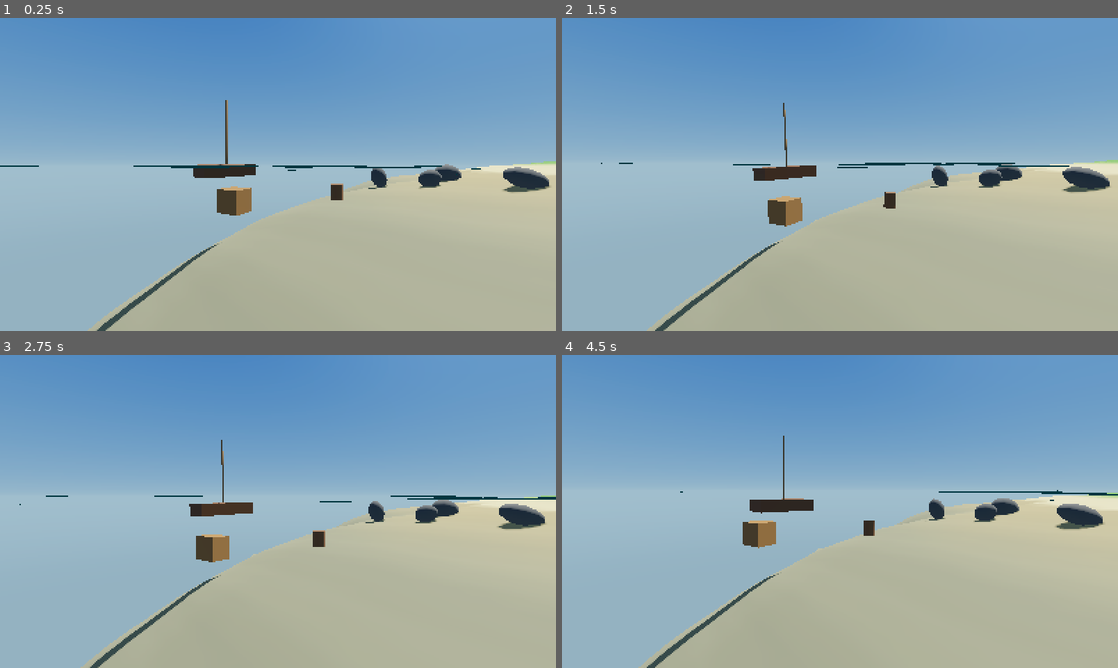
Above: before the commit, frames 1-4 (two rows, left to right).
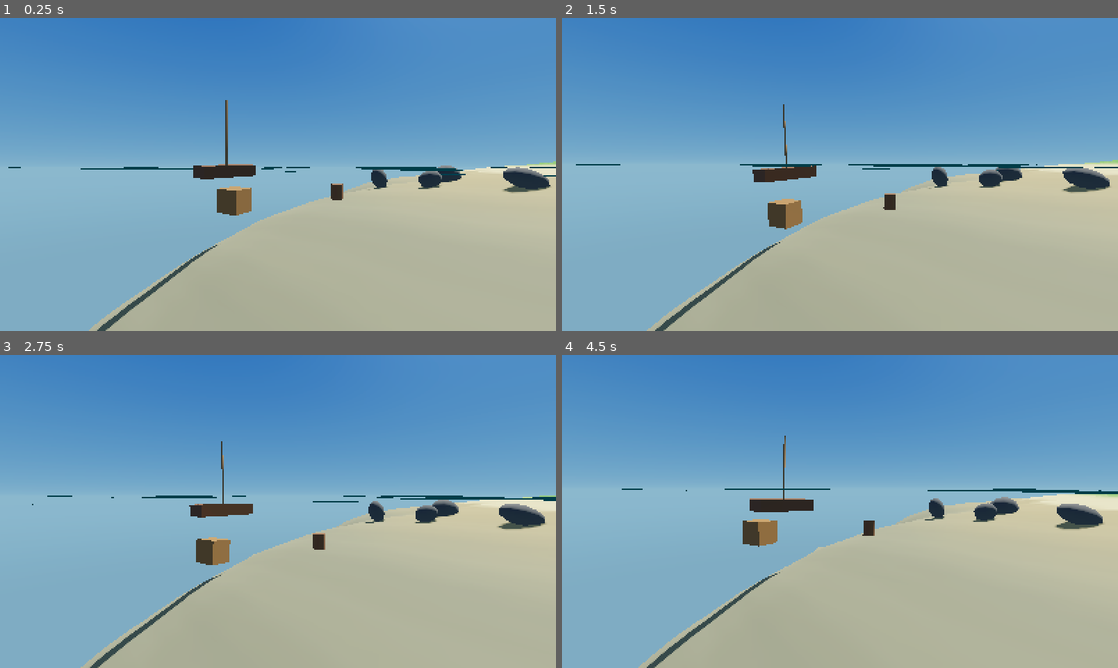
Above: after the commit, the same moments.

Repository: LeviticusFigglebottom/SeaOfScoundrels
Game: Godot game, scene res://scenes/showcase/ocean_showcase.tscn
Same seed, same stepped clock (60 frames per second), same inputs: the game is played once before the commit and once after it. This scene is started directly instead of the project's main scene.
Inputs (mouse positions are in pixels of both pictures, inside the frame that each line leads up to):
- Up to frame 1 (0.25 s): no input
- Up to frame 2 (1.5 s): move the mouse to (962, 158) at 0.52 s; hold D (move_right) 0.53-1.28 s; tap Q (command_wheel) at 0.6 s; click (962, 158) at 0.67 s; tap Space (jump) at 0.77 s; move the mouse to (728, 190) at 1.27 s; hold S (move_back) from 1.28 s (still down); tap F (interact) at 1.35 s
- Up to frame 3 (2.75 s): tap Space (jump) at 1.52 s; move the mouse to (333, 442) at 2.02 s; release S (move_back) at 2.03 s; hold D (move_right) from 2.03 s (still down); tap E (item_next) at 2.1 s
- Up to frame 4 (4.5 s): move the mouse to (812, 574) at 2.77 s; release D (move_right) at 2.78 s; hold W (move_forward) 2.78-3.53 s; tap Tab (item_radial) at 2.85 s; click (812, 574) at 2.92 s; tap Space (jump) at 3.02, 3.77 s; move the mouse to (1006, 558) at 3.52 s; hold A (move_left) from 3.53 s (still down); tap X (leave_station) at 3.6 s; move the mouse to (673, 464) at 4.27 s; click (673, 464) at 4.35 s

The runs differ from the first frame. In frame 1, 19% of the frame differs, in the area x 0-100%, y 0-100%; in frame 2, 11%; in frame 3, 1.4%; in frame 4, 1.0%.

Commit message:
Ocean: shading passes, underwater shafts shared with surface underside, shore foam, showcase shots
Co-Authored-By: Claude Fable 5.2 <noreply@anthropic.com>
Claude-Session: https://claude.ai/code/session_01F3vrUPPC7r5ei7T4kWkXqD

Diff:
--- a/scenes/showcase/ocean_showcase.gd
+++ b/scenes/showcase/ocean_showcase.gd
@@ -8,6 +8,7 @@
 ##   amp=<float>     override Sea.amp_scale
 ##   t=<seconds>     starting wave time
 ##   scale=<0.25..1> 3D render scale (faster software captures)
+##   clock=<seconds> start the scripted camera this far into its move
 ##   wire=1          wireframe ocean (mesh inspection)
 
 const ISLAND_POS := Vector3(70.0, 0.0, -60.0)
@@ -25,7 +26,7 @@
 	"noon": {
 		"elev": 52.0, "azim": 35.0, "storm": 0.0,
 		"sun": Color(1.0, 0.96, 0.86), "sun_energy": 1.25,
-		"horizon": Color(0.62, 0.80, 0.92), "zenith": Color(0.13, 0.36, 0.78),
+		"horizon": Color(0.52, 0.76, 0.93), "zenith": Color(0.07, 0.30, 0.74),
 		"ambient": Color(0.42, 0.55, 0.68),
 	},
 	"sunset": {
@@ -36,9 +37,9 @@
 	},
 	"storm": {
 		"elev": 28.0, "azim": 60.0, "storm": 1.0,
-		"sun": Color(0.55, 0.62, 0.60), "sun_energy": 0.7,
-		"horizon": Color(0.36, 0.43, 0.42), "zenith": Color(0.10, 0.14, 0.16),
-		"ambient": Color(0.26, 0.33, 0.33),
+		"sun": Color(0.78, 0.84, 0.80), "sun_energy": 0.9,
+		"horizon": Color(0.47, 0.55, 0.53), "zenith": Color(0.13, 0.18, 0.21),
+		"ambient": Color(0.34, 0.42, 0.43),
 	},
 }
 
@@ -71,6 +72,7 @@
 		Sea.amp_scale = float(_args["amp"])
 		Weather.storminess = inverse_lerp(Sea.AMP_CALM, Sea.AMP_STORM, Sea.amp_scale)
 	Sea.time = float(_args.get("t", "40.0"))
+	_clock = float(_args.get("clock", "0.0"))
 
 	_cam = Camera3D.new()
 	_cam.fov = 65.0
@@ -293,8 +295,8 @@
 			_look(p, ISLAND_POS + Vector3(-36.0, 0.0, 12.0))
 		"underwater":
 			# over the island's slope, looking up towards the sun and the surface
-			var p := ISLAND_POS + Vector3(-52.0 + t * 0.5, -3.6 + t * 0.15, 20.0)
-			_look(p, ISLAND_POS + Vector3(-36.0, 1.0 + t * 0.3, 6.0))
+			var p := ISLAND_POS + Vector3(-57.0 + t * 0.5, -2.4 + t * 0.1, 22.0)
+			_look(p, ISLAND_POS + Vector3(-45.0, 4.5 + t * 0.2, 12.0))
 		"waterline":
 			# lens bobbing through the surface
 			var p := ISLAND_POS + Vector3(-50.0, 0.0, 24.0)
--- a/src/ocean/ocean.gdshader
+++ b/src/ocean/ocean.gdshader
@@ -13,20 +13,20 @@
 uniform sampler2D foam_tex : repeat_enable, filter_linear_mipmap_anisotropic;
 
 group_uniforms water;
-uniform vec3 deep_color : source_color = vec3(0.012, 0.16, 0.25);
-uniform vec3 scatter_color : source_color = vec3(0.03, 0.50, 0.52);
-uniform vec3 sss_color : source_color = vec3(0.10, 0.95, 0.70);
+uniform vec3 deep_color : source_color = vec3(0.0, 0.20, 0.34);
+uniform vec3 scatter_color : source_color = vec3(0.0, 0.58, 0.60);
+uniform vec3 sss_color : source_color = vec3(0.16, 0.95, 0.72);
 uniform vec3 absorption = vec3(0.42, 0.085, 0.07); // per metre
-uniform float turbidity = 0.16;       // how fast the body colour builds with depth
+uniform float turbidity = 0.12;       // how fast the body colour builds with depth
 uniform float refraction_strength = 0.35;
 uniform float sss_strength = 1.0;
-uniform float reflectivity = 1.0;
+uniform float reflectivity = 0.75;
 group_uniforms foam;
 uniform vec3 foam_color : source_color = vec3(0.95, 0.98, 0.96);
-uniform float foam_crest_start = 0.80; // Jacobian below this starts to foam
-uniform float foam_crest_full = 0.42;
+uniform float foam_crest_start = 0.92; // Jacobian below this starts to foam
+uniform float foam_crest_full = 0.62;
 uniform float foam_scale = 0.085;
-uniform float shore_foam_depth = 0.9;
+uniform float shore_foam_depth = 1.3;
 group_uniforms sun;
 uniform float glint_sharpness = 900.0;
 uniform float glint_strength = 6.0;
@@ -102,9 +102,18 @@
 	vec2 r1 = texture(detail_tex, v_rest * 0.110 + vec2(0.031, 0.017) * sea_time).rg;
 	vec2 r2 = texture(detail_tex, v_rest.yx * 0.041 + vec2(-0.012, 0.019) * sea_time).rg;
 	vec2 r3 = texture(detail_tex, v_rest * 0.0113 + vec2(0.004, -0.003) * sea_time).rg;
-	vec2 ripple = (r1 - 0.5) * 0.9 + (r2 - 0.5) * 1.2 + (r3 - 0.5) * 1.0;
-	float ripple_amt = mix(0.16, 0.42, storm);
-	vec3 N = normalize(n_geo + vec3(ripple.x, 0.0, ripple.y) * ripple_amt);
+	float fine = smoothstep(0.35, 0.03, fp);
+	vec2 rip_fine = (r1 - 0.5) * fine;
+	vec2 ripple = rip_fine * 0.8 + (r2 - 0.5) * 1.2 * smoothstep(1.2, 0.1, fp) + (r3 - 0.5) * 1.0;
+	// wind patches: gusts roughen the water in slow-moving blotches
+	float gust = texture(foam_tex, v_rest * 0.0037 + vec2(0.0011, 0.0007) * sea_time).g;
+	gust = smoothstep(0.2, 0.8, gust);
+	float ripple_amt = mix(0.14, 0.36, storm) * mix(0.45, 1.5, gust);
+	// calm seas get their swell slopes exaggerated for shading only, so long
+	// low waves still read as forms (no height is added)
+	float exag = mix(1.8, 1.0, smoothstep(0.0, 0.6, storm));
+	vec3 n_shade = normalize(vec3(n_geo.x * exag, n_geo.y, n_geo.z * exag));
+	vec3 N = normalize(n_shade + vec3(ripple.x, 0.0, ripple.y) * ripple_amt);
 	float rough_var = lost_var + 0.0006 + 0.0025 * storm;
 
 	vec3 L = normalize(sun_dir);
@@ -146,16 +155,22 @@
 		behind *= 1.0 + caus * 1.6 * smoothstep(0.0, 0.3, L.y) * (sun_light.g + 0.1);
 
 		// crest mask: pinched and high water is thin, so light gets through
-		float amp_ref = max(sea_amp_scale * 1.6, 0.3);
-		float crest = clamp((1.0 - jac) * 1.6, 0.0, 1.0) * 0.6 + smoothstep(0.1, 1.0, v_height / amp_ref) * 0.6;
+		float amp_ref = max(sea_amp_scale * 2.3, 0.3);
+		float h_rel = v_height / amp_ref;
+		float crest = clamp((1.0 - jac) * 1.8, 0.0, 1.0) * 0.55 + smoothstep(0.15, 1.1, h_rel) * 0.65;
 		crest = clamp(crest, 0.0, 1.0);
 		float facing = 1.0 - max(dot(N, V), 0.0);
 		float back_lit = pow(max(dot(V, -normalize(L + N * 0.35)), 0.0), 3.0);
-		vec3 body = mix(deep_color, scatter_color, clamp(0.10 + 0.55 * crest + 0.30 * facing * facing, 0.0, 1.0)) * light;
-		body += sss_color * sun_light * sss_strength * crest * (0.10 + 1.1 * back_lit) * (0.35 + 0.65 * facing);
+		// slopes turned to the light are brighter, troughs sink into the deep colour
+		float slope_light = dot(n_shade, normalize(L + vec3(0.0, 0.6, 0.0)));
+		float k = 0.08 + 0.34 * smoothstep(-0.9, 1.1, h_rel) + 0.30 * crest + 0.25 * facing * facing;
+		k *= mix(1.0, 0.15, smoothstep(100.0, 1200.0, dist));
+		vec3 body = mix(deep_color, scatter_color, clamp(k, 0.0, 1.0)) * light * mix(0.70, 1.20, smoothstep(0.80, 1.0, slope_light));
+		body += sss_color * sss_strength * crest * (light * 0.40 + sun_light * 1.2 * back_lit) * (0.35 + 0.65 * facing);
 
 		// depth-based absorption: shallows stay see-through and turquoise
-		float path = thick + vdepth * 0.6;
+		// mostly vertical depth, so shallows stay clear even at grazing view angles
+		float path = vdepth * 1.5 + min(thick, 10.0) * 0.12;
 		vec3 trans = exp(-absorption * path);
 		float fill = 1.0 - exp(-turbidity * path);
 		vec3 shallow_tint = scatter_color * light * 0.9;
@@ -173,11 +188,13 @@
 
 		// --- stylized sun glint: a crisp core plus a soft sheen, widened by roughness
 		vec3 H = normalize(L + V);
-		float ndh = max(dot(N, H), 0.0);
+		// sparkle normal: extra fine ripples so the glint breaks into glitter
+		vec3 n_spark = normalize(N + vec3(rip_fine.x, 0.0, rip_fine.y) * 1.1 + vec3(r2.x - 0.5, 0.0, r2.y - 0.5) * 0.5);
+		float ndh = max(dot(n_spark, H), 0.0);
 		float sharp = 1.0 / (1.0 / glint_sharpness + rough_var * 2.2);
 		float core = pow(ndh, sharp);
-		float glint = smoothstep(0.35, 0.75, core) * (glint_sharpness / (sharp + glint_sharpness)) * 2.0;
-		glint += pow(ndh, sharp * 0.12) * 0.18;
+		float glint = smoothstep(0.30, 0.60, core) * (glint_sharpness / (sharp + glint_sharpness)) * 2.0;
+		glint += pow(max(dot(N, H), 0.0), sharp * 0.2) * 0.05;
 		col += sun_light * glint * glint_strength * (0.2 + 0.8 * fres) * smoothstep(-0.02, 0.05, L.y);
 
 		// --- foam: breaking crests (Jacobian) with a lagged copy for trails
@@ -185,8 +202,8 @@
 		float f_now = smoothstep(foam_crest_start, foam_crest_full, jac);
 		float j1 = sea_jacobian_lod(v_rest, sea_time - 1.1, max(fp * 2.5, 5.0));
 		float j2 = sea_jacobian_lod(v_rest, sea_time - 2.6, max(fp * 2.5, 5.0));
-		float f_trail = max(smoothstep(foam_crest_start, foam_crest_full, j1 + 0.03) * 0.62,
-				smoothstep(foam_crest_start, foam_crest_full, j2 + 0.05) * 0.36);
+		float f_trail = max(smoothstep(foam_crest_start, foam_crest_full, j1 + 0.02) * 0.72,
+				smoothstep(foam_crest_start, foam_crest_full, j2 + 0.04) * 0.46);
 		float crest_foam = max(f_now, f_trail);
 		// wind streaks: a little standing foam in rough weather
 		float blot = texture(foam_tex, v_rest * 0.013 + vec2(0.002, 0.001) * sea_time).g;
@@ -196,8 +213,9 @@
 		vec3 sw0 = (INV_VIEW_MATRIX * vec4(scene_view, 1.0)).xyz;
 		float vd0 = max(v_world.y - sw0.y, 0.0);
 		float shore = 1.0 - smoothstep(0.0, shore_foam_depth, vd0);
-		float band = 0.5 + 0.5 * sin(vd0 * 9.0 / shore_foam_depth + sea_time * 1.6 + blot * 5.0);
-		float shore_foam = shore * shore * (0.55 + 0.45 * band) + smoothstep(0.22, 0.0, vd0) * 0.6;
+		// wash lines sweeping in towards the beach, plus a solid lip at contact
+		float band = 0.5 + 0.5 * sin(vd0 * 11.0 / shore_foam_depth + sea_time * 1.3 + blot * 6.0);
+		float shore_foam = shore * (0.25 + 0.75 * band * band) * 0.9 + smoothstep(0.30, 0.0, vd0) * 0.75;
 		shore_foam *= step(scene_z, surf_z + 60.0);
 
 		vec2 fuv = v_rest * foam_scale;
@@ -209,7 +227,7 @@
 		// thin foam lets the water colour through: reads as paint, not as noise
 		col = mix(col, foam_lit, foam * 0.92);
 
-		alpha_edge = smoothstep(0.0, 0.10, thick0);
+		alpha_edge = smoothstep(0.0, 0.06, thick0);
 		col = mix(texture(screen_tex, SCREEN_UV).rgb, col, alpha_edge);
 
 		// --- fade into the sky at the horizon
@@ -222,7 +240,8 @@
 		vec3 T = refract(I, Nd, 1.333);
 		float cos_i = max(dot(V, Nd), 0.0);
 		vec3 Rd = reflect(I, Nd);
-		vec3 mirror = uw_ambient(normalize(vec3(Rd.x, -abs(Rd.y), Rd.z))) * 0.9;
+		// the mirror outside Snell's window: reflects the deep, shaded by the waves
+		vec3 mirror = uw_ambient(normalize(vec3(Rd.x, -abs(Rd.y), Rd.z))) * (0.55 + 1.6 * pow(1.0 - abs(Rd.y), 3.0));
 		if (dot(T, T) < 1e-5) {
 			col = mirror; // total internal reflection outside Snell's window
 		} else {
@@ -248,7 +267,7 @@
 		// foam seen from below reads as a darker, soft patch
 		float f_now = smoothstep(foam_crest_start, foam_crest_full, jac);
 		col *= 1.0 - 0.45 * f_now;
-		col = uw_apply(col, dist, I);
+		col = uw_apply(col, dist, I) + uw_shafts(cam, I, dist, FRAGCOORD.xy);
 	}
 	ALBEDO = col;
 }
--- a/src/ocean/sea.gd
+++ b/src/ocean/sea.gd
@@ -44,7 +44,7 @@
 
 ## Calm-to-storm amplitude multipliers, blended by Weather.storminess.
 ## Calm: a gentle long swell about 1 m high. Storm: 6 to 12 m seas.
-const AMP_CALM := 0.5
+const AMP_CALM := 0.65
 const AMP_STORM := 2.6
 
 ## Seconds of wave time. Host-owned.
--- a/src/ocean/underwater.gdshader
+++ b/src/ocean/underwater.gdshader
@@ -11,9 +11,7 @@
 uniform sampler2D screen_tex : hint_screen_texture, repeat_disable, filter_linear;
 uniform sampler2D depth_tex : hint_depth_texture, repeat_disable, filter_nearest;
 uniform float waterline_active = 0.0; // 1 while the camera is close to the surface
-uniform float shaft_strength = 0.55;
-uniform float caustic_strength = 1.4;
-uniform int shaft_steps = 10;
+uniform float caustic_strength = 0.9;
 
 void vertex() {
 	POSITION = vec4(VERTEX.xy, 1.0, 1.0);
@@ -58,24 +56,7 @@
 	}
 	col = uw_apply(col, dist, dir);
 
-	// sun shafts: march the view ray, look each sample up in the caustic field
-	float tmax = min(dist, 36.0);
-	float jitter = fract(52.9829189 * fract(dot(FRAGCOORD.xy, vec2(0.06711056, 0.00583715))));
-	float shaft = 0.0;
-	for (int i = 0; i < shaft_steps; i++) {
-		float t = (float(i) + jitter) / float(shaft_steps) * tmax;
-		vec3 p = cam + dir * t;
-		float d = -p.y;
-		if (d > 0.0) {
-			vec2 q = p.xz + L.xz * (d / sun_up);
-			float a = textureLod(detail_tex, q * 0.031 + vec2(0.006, 0.004) * sea_time, 2.0).b;
-			float b = textureLod(detail_tex, q.yx * 0.023 - vec2(0.005, 0.007) * sea_time + 0.5, 2.0).b;
-			shaft += (a + b) * (a + b) * exp(-d * 0.09) * exp(-t * 0.07);
-		}
-	}
-	shaft *= tmax / float(shaft_steps) * 0.09;
-	float toward = 0.35 + 0.65 * pow(max(dot(dir, L), 0.0), 2.0);
-	col += uw_fog_color * sun_light * shaft * shaft_strength * toward * smoothstep(0.0, 0.25, L.y);
+	col += uw_shafts(cam, dir, dist, FRAGCOORD.xy);
 
 	// waterline: a thin dark-then-bright lip where the surface meets the lens
 	col = mix(base, col, cover);
Binary file changed: assets/generated/ocean/foam.png
Binary file changed: assets/generated/ocean/water_detail.png
Not shown, changed: src/ocean/ocean_common.gdshaderinc
